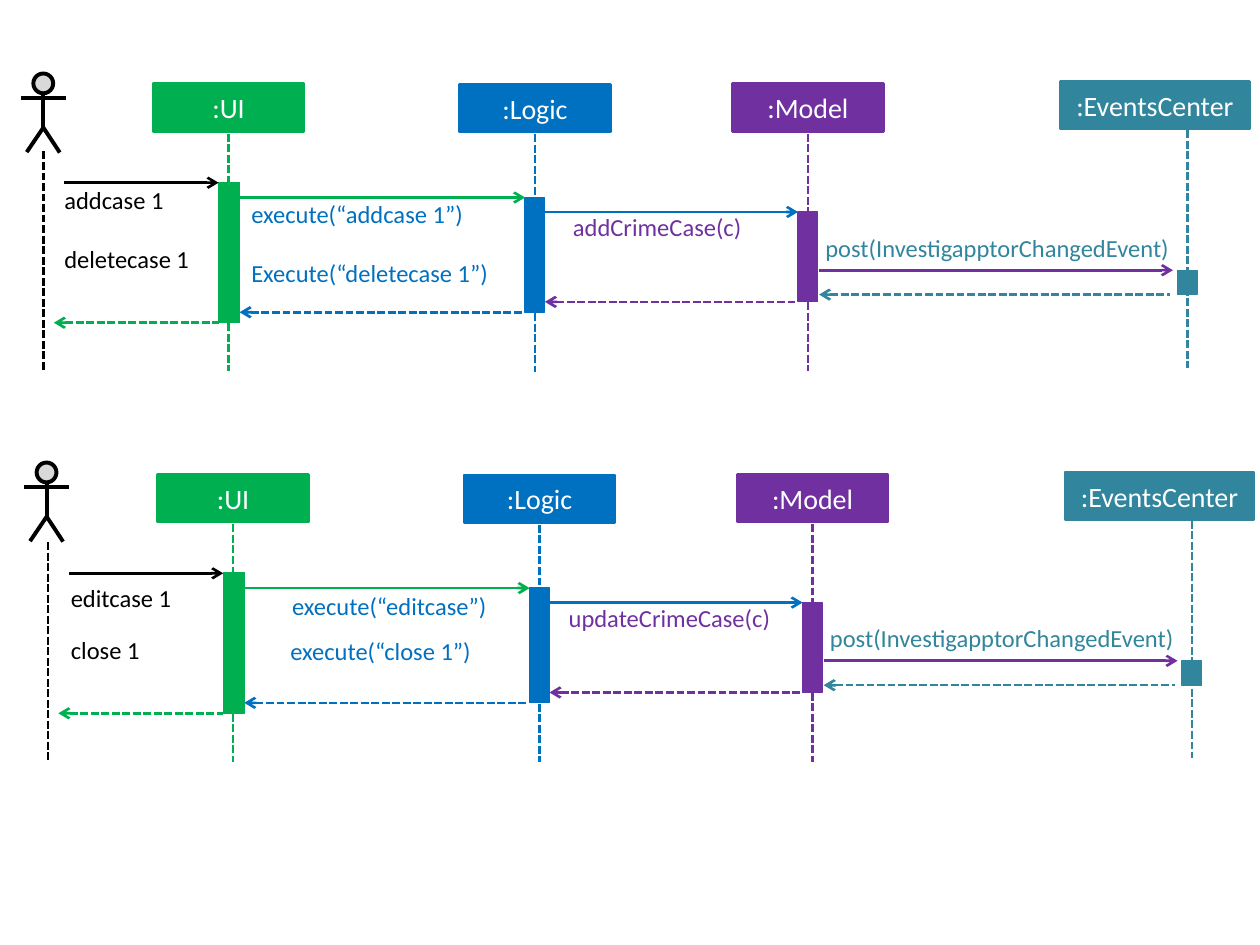
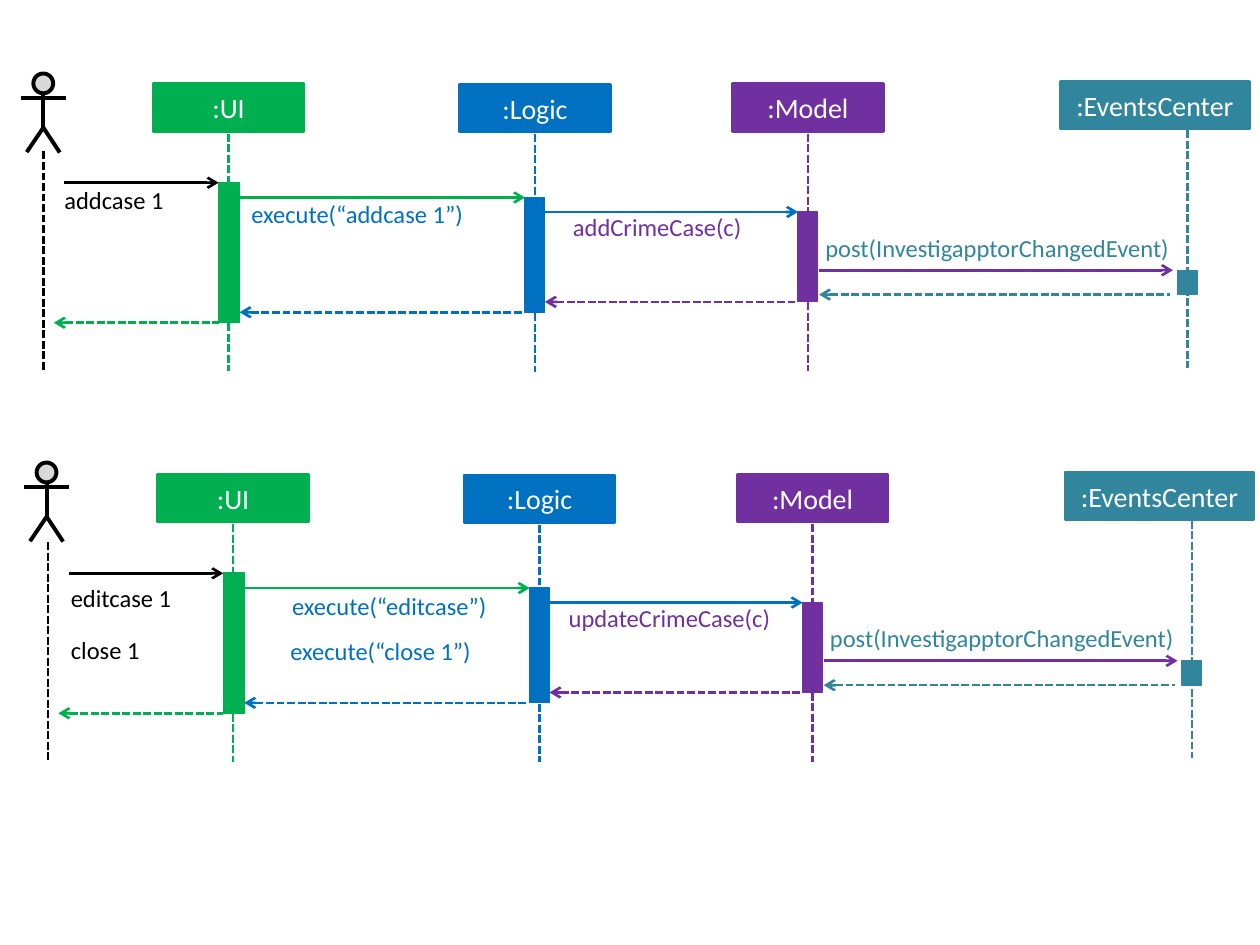
Before and after one commit to quentinkhoo/main, a slide deck: slide 3 of docs/diagrams/HighLevelSequenceDiagrams.pptx. Drawn at 1260x945 pixels with LibreOffice and Linux fonts; fonts in the diff are those of the drawing. Boxes give left, top, right and bottom in pixels: in the first picture for what was removed or moved away, otherwise in the second. Text is boxed around its words. In the diff, an @@ line names an element or a change of style, - is before the commit and + after.

```diff
--- a/docs/diagrams/HighLevelSequenceDiagrams.pptx
+++ b/docs/diagrams/HighLevelSequenceDiagrams.pptx
@@ text at bbox=[64, 251, 188, 269]: paragraph removed @@
-deletecase 1
@@ text at bbox=[251, 264, 488, 286]: paragraph removed @@
-Execute(“deletecase 1”)
```
Also in this commit, not shown: 1 other slide changed, 6 other files.
